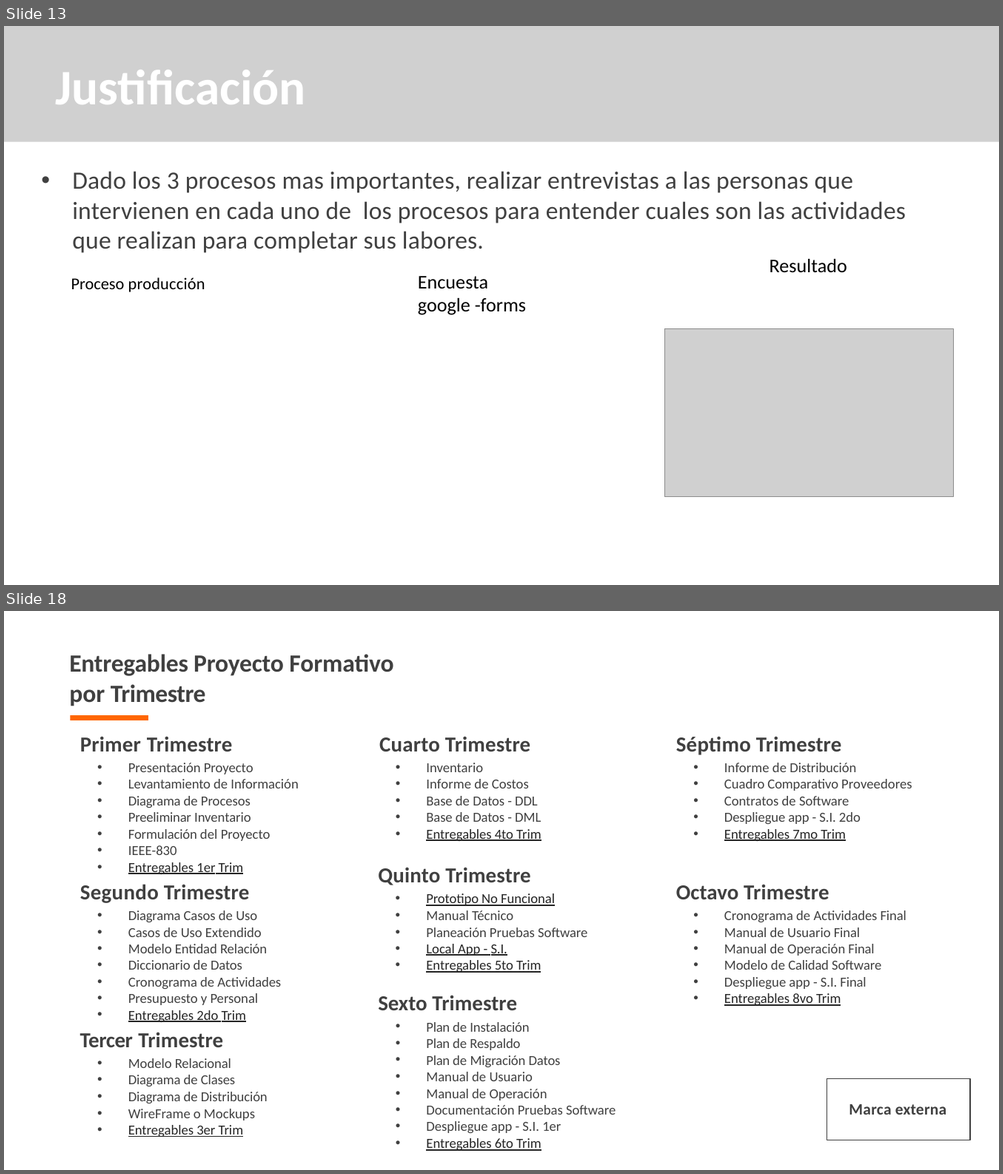
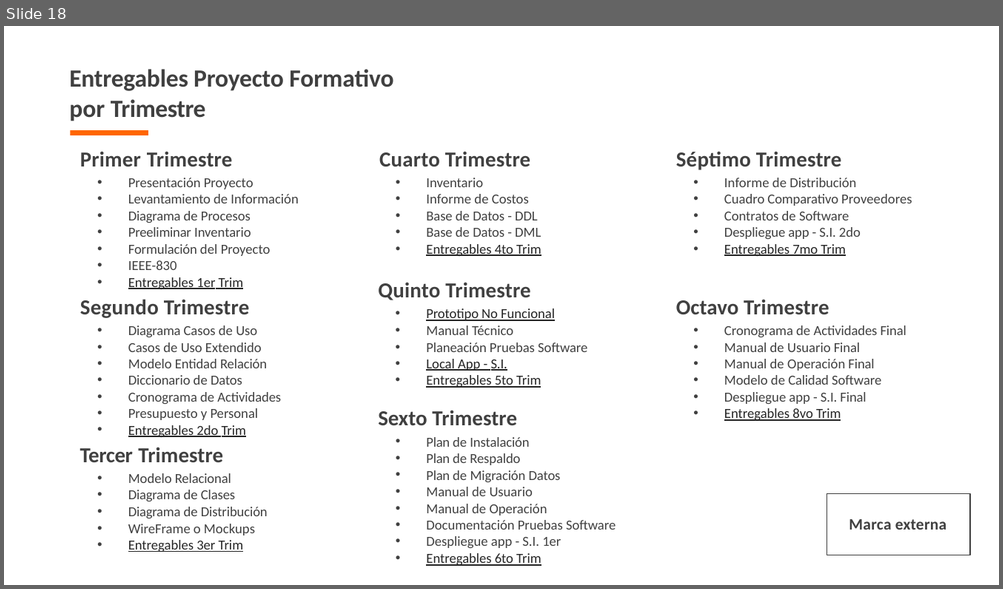
Before and after one commit to tataAntolinez/JOYASPRECIOSAS3D, a slide deck: app/app_documentacion/1er_trim/1_1_1_presentacion_proyecto-convertido (1).pptx. Shown one above the other, each under a label of ours: slides 13 and 18 before the commit, slide 18 after it; the slides between them are not shown. The pictures are 1003x1174 and 1003x589 pixels, drawn with LibreOffice and Linux fonts; fonts in the diff are those of the drawing; grey boxes stand for pictures; background and template pictures are left out. Boxes give left, top, right and bottom in pixels: in the first picture for what was removed or moved away, otherwise in the second. Text is boxed around its words. In the diff, an @@ line names an element or a change of style, - is before the commit and + after.

```diff
--- a/app/app_documentacion/1er_trim/1_1_1_presentacion_proyecto-convertido (1).pptx
+++ b/app/app_documentacion/1er_trim/1_1_1_presentacion_proyecto-convertido (1).pptx
@@ slide 13 removed at (x1=4, y1=26, x2=999, y2=585), background #FFFFFF @@
@@ picture removed at (x1=4, y1=26, x2=999, y2=142) @@
@@ title removed at (x1=56, y1=70, x2=306, y2=104) @@
-Justificación
@@ text removed at (x1=72, y1=171, x2=905, y2=253) @@
-• Dado los 3 procesos mas importantes, realizar entrevistas a las personas que intervienen en cada uno de los procesos para entender cuales son las actividades que realizan para completar sus labores.
@@ text removed at (x1=769, y1=259, x2=847, y2=273) @@
-Resultado
@@ text removed at (x1=71, y1=278, x2=205, y2=292) @@
-Proceso producción
@@ text removed at (x1=418, y1=276, x2=526, y2=315) @@
-Encuesta
-google -forms
@@ picture removed at (x1=664, y1=329, x2=953, y2=497) @@
```
Also in this commit, not shown: 8 slides changed, 9 slides added, 9 other slides removed, 10 other files.
